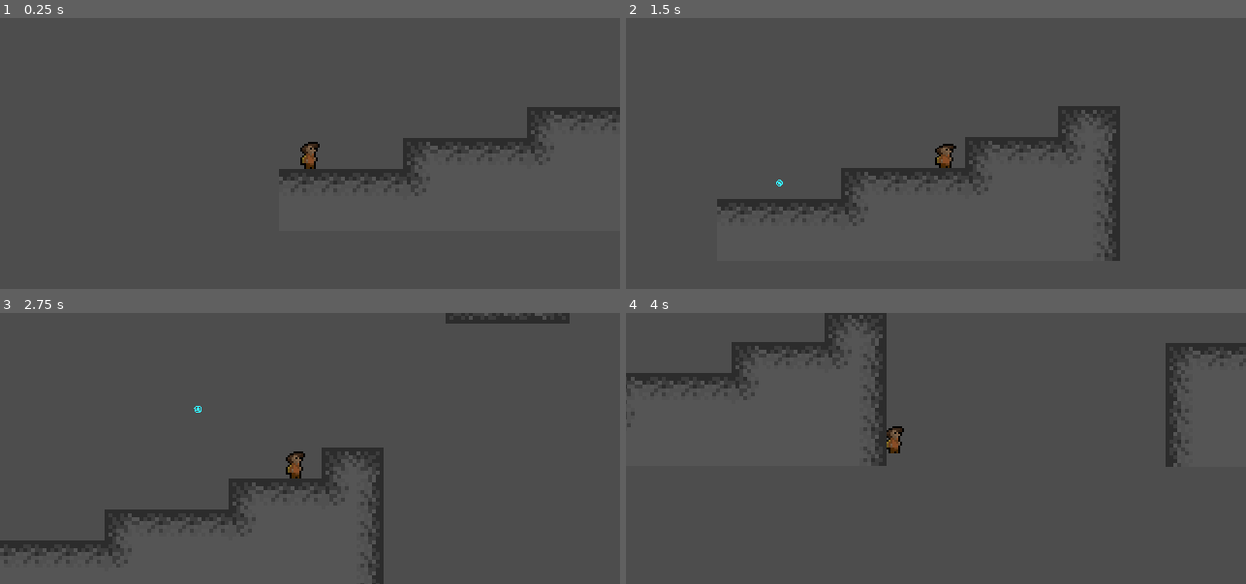
Above: before the commit, frames 1-4 (two rows, left to right).
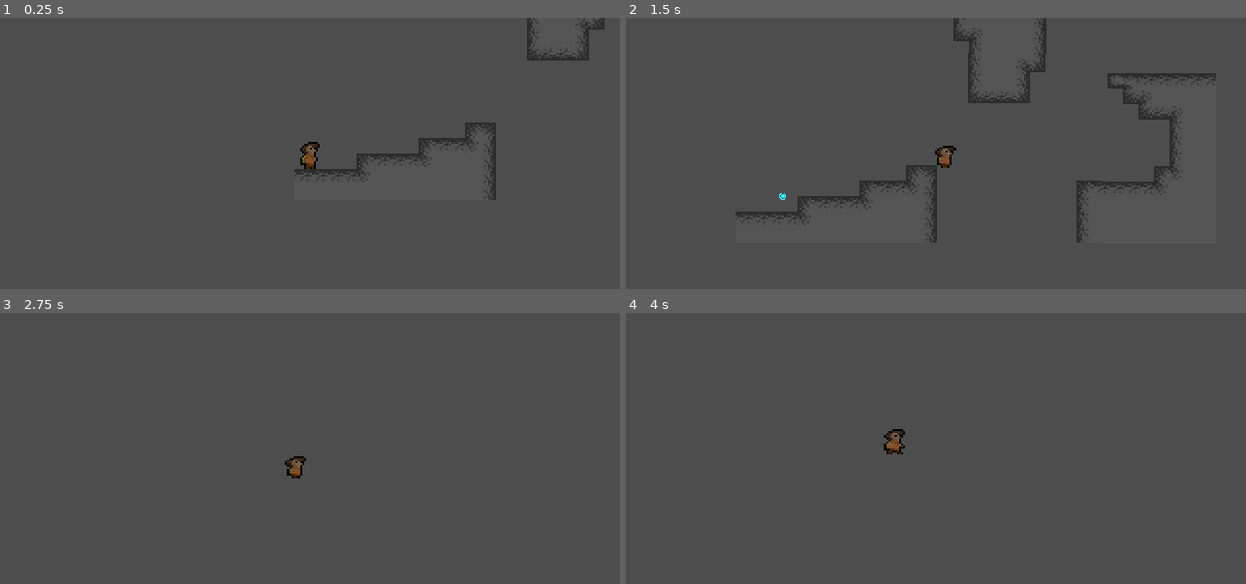
Above: after the commit, the same moments.

Repository: tetraminus/GrappleFormer
Game: Godot game, scene res://Rooms/level1_1.tscn
Two runs of this game, one before a commit and one after it. Both use one fixed random seed, a clock stepped at 60 frames per second and the inputs below. This scene is started directly instead of the project's main scene.
Inputs (mouse positions are in pixels of both pictures, inside the frame that each line leads up to):
- Up to frame 1 (0.25 s): no input
- Up to frame 2 (1.5 s): tap Enter at 0.5 s; move the mouse to (1072, 139) at 0.52 s; hold D (move_right) 0.53-1.28 s; click (1072, 139) at 0.6 s; tap Space (jump) at 0.77 s; move the mouse to (812, 167) at 1.27 s; hold S (move_down) from 1.28 s (still down); click (812, 167) at 1.35 s
- Up to frame 3 (2.75 s): tap Space (jump) at 1.52 s; move the mouse to (372, 388) at 2.02 s; release S (move_down) at 2.03 s; hold D (move_right) from 2.03 s (still down); right-click (372, 388) at 2.1 s; click (372, 388) at 2.3 s
- Up to frame 4 (4 s): move the mouse to (905, 502) at 2.77 s; click (905, 502) at 2.85 s; tap Space (jump) at 3.02, 3.77 s; move the mouse to (1122, 489) at 3.52 s; release D (move_right) at 3.53 s; hold A (move_left) from 3.53 s (still down); click (1122, 489) at 3.6 s

The runs differ from the first frame. In frame 1, 2.1% of the frame differs, in the area x 45-100%, y 0-68%; in frame 2, 4.9%, in the area x 14-96%, y 0-90%; in frame 3, 3.6%; in frame 4, 3.2%.

Commit message:
basically just fixed up some animation stuff and added to the spritesheet

Diff:
--- a/Rooms/level1_1.tscn
+++ b/Rooms/level1_1.tscn
@@ -209,7 +209,6 @@
 
 [node name="TileMap" type="TileMap" parent="."]
 rotation = 0.00100954
-scale = Vector2(2, 2)
 tile_set = SubResource("TileSet_bo12x")
 format = 2
 layer_0/tile_data = PackedInt32Array(131071, 65536, 0, 65536, 65536, 0, 65537, 65536, 0, 65538, 65536, 0, 65539, 327680 …(4228 unchanged characters)…
--- a/player.gd
+++ b/player.gd
@@ -11,7 +11,7 @@
 var Slope_Threshold = deg_to_rad(Slope_Threshold_Degrees)
 var base_scale
 @export var grappleForceScalar =  4
-
+@onready var animation = $AnimationPlayer
 
 
 
@@ -53,6 +53,7 @@
 		grappleline.visible = false
 	#put particles along line
 	if grapplepoint != null:
+		animation.play("grapple")
 		grappleparticles.emitting = true
 		grappleparticles.process_material.direction = Vector3((grapplepoint - global_position).normalized().x, (grapplepoint - global_position).normalized().y, 0)
 		grappleparticles.process_material.spread =10
@@ -84,8 +85,16 @@
 	if grapplepoint == null:
 		if Input.is_action_pressed("move_right"):
 			motion.x += 1
+			animation.play("walk")
 		if Input.is_action_pressed("move_left"):
 			motion.x -= 1
+			animation.play("walk")
+
+	if linear_velocity.x > 0:
+		$Icon.flip_h = false
+
+	elif linear_velocity.x < 0:
+		$Icon.flip_h = true
 
 
 	# move along the slope if on a slope
@@ -100,8 +109,12 @@
 
 	testvec=motion
 
-
-
+	if linear_velocity.length() < 5:
+
+		if randi_range(0,100) < 50:
+			animation.play("idle 1")
+		else:
+			animation.play("idle 2")
 
 	if Input.is_action_just_pressed("move_down") and not slamming:
 		motion.y += 1
--- a/player.tscn
+++ b/player.tscn
@@ -39,207 +39,108 @@
 radius = 4.0
 height = 16.0
 
-[sub_resource type="ShaderMaterial" id="ShaderMaterial_ox2kd"]
-shader = ExtResource("4_3jhdl")
+[sub_resource type="Animation" id="Animation_spv2n"]
+resource_name = "idle 1"
+tracks/0/type = "value"
+tracks/0/imported = false
+tracks/0/enabled = true
+tracks/0/path = NodePath(".:frame")
+tracks/0/interp = 1
+tracks/0/loop_wrap = true
+tracks/0/keys = {
+"times": PackedFloat32Array(0, 0.5),
+"transitions": PackedFloat32Array(1, 1),
+"update": 1,
+"values": [0, 1]
+}
 
-[sub_resource type="AtlasTexture" id="AtlasTexture_t1e6o"]
-atlas = ExtResource("3_khbbs")
-region = Rect2(0, 0, 16, 16)
+[sub_resource type="Animation" id="Animation_j21ec"]
+length = 0.001
+tracks/0/type = "value"
+tracks/0/imported = false
+tracks/0/enabled = true
+tracks/0/path = NodePath(".:frame")
+tracks/0/interp = 1
+tracks/0/loop_wrap = true
+tracks/0/keys = {
+"times": PackedFloat32Array(0),
+"transitions": PackedFloat32Array(1),
+"update": 1,
+"values": [0]
+}
 
-[sub_resource type="AtlasTexture" id="AtlasTexture_1j1ml"]
-atlas = ExtResource("3_khbbs")
-region = Rect2(0, 64, 16, 16)
+[sub_resource type="Animation" id="Animation_7vdks"]
+resource_name = "grappleStart"
+length = 0.3
+tracks/0/type = "value"
+tracks/0/imported = false
+tracks/0/enabled = true
+tracks/0/path = NodePath(".:frame")
+tracks/0/interp = 1
+tracks/0/loop_wrap = true
+tracks/0/keys = {
+"times": PackedFloat32Array(0, 0.1, 0.2),
+"transitions": PackedFloat32Array(1, 1, 1),
+"update": 1,
+"values": [0, 16, 17]
+}
 
-[sub_resource type="AtlasTexture" id="AtlasTexture_pg705"]
-atlas = ExtResource("3_khbbs")
-region = Rect2(16, 64, 16, 16)
+[sub_resource type="Animation" id="Animation_dkbnc"]
+resource_name = "walk"
+length = 0.8
+tracks/0/type = "value"
+tracks/0/imported = false
+tracks/0/enabled = true
+tracks/0/path = NodePath(".:frame")
+tracks/0/interp = 1
+tracks/0/loop_wrap = true
+tracks/0/keys = {
+"times": PackedFloat32Array(0, 0.2, 0.4, 0.6),
+"transitions": PackedFloat32Array(1, 1, 1, 1),
+"update": 1,
+"values": [0, 18, 19, 20]
+}
 
-[sub_resource type="AtlasTexture" id="AtlasTexture_nrt64"]
-atlas = ExtResource("3_khbbs")
-region = Rect2(16, 0, 16, 16)
+[sub_resource type="Animation" id="Animation_fqcjd"]
+resource_name = "grapple"
+tracks/0/type = "value"
+tracks/0/imported = false
+tracks/0/enabled = true
+tracks/0/path = NodePath(".:frame")
+tracks/0/interp = 1
+tracks/0/loop_wrap = true
+tracks/0/keys = {
+"times": PackedFloat32Array(0, 0.5),
+"transitions": PackedFloat32Array(1, 1),
+"update": 1,
+"values": [17, 17]
+}
 
-[sub_resource type="AtlasTexture" id="AtlasTexture_1f5kp"]
-atlas = ExtResource("3_khbbs")
-region = Rect2(32, 0, 16, 16)
+[sub_resource type="Animation" id="Animation_s7gxd"]
+resource_name = "idle 2"
+length = 0.8
+tracks/0/type = "value"
+tracks/0/imported = false
+tracks/0/enabled = true
+tracks/0/path = NodePath(".:frame")
+tracks/0/interp = 1
+tracks/0/loop_wrap = true
+tracks/0/keys = {
+"times": PackedFloat32Array(0, 0.3, 0.4, 0.5, 0.6),
+"transitions": PackedFloat32Array(1, 1, 1, 1, 1),
+"update": 1,
+"values": [0, 2, 3, 4, 5]
+}
 
-[sub_resource type="AtlasTexture" id="AtlasTexture_owlny"]
-atlas = ExtResource("3_khbbs")
-region = Rect2(48, 0, 16, 16)
-
-[sub_resource type="AtlasTexture" id="AtlasTexture_orw22"]
-atlas = ExtResource("3_khbbs")
-region = Rect2(0, 16, 16, 16)
-
-[sub_resource type="AtlasTexture" id="AtlasTexture_tq27u"]
-atlas = ExtResource("3_khbbs")
-region = Rect2(16, 16, 16, 16)
-
-[sub_resource type="AtlasTexture" id="AtlasTexture_yh8jc"]
-atlas = ExtResource("3_khbbs")
-region = Rect2(32, 16, 16, 16)
-
-[sub_resource type="AtlasTexture" id="AtlasTexture_x2113"]
-atlas = ExtResource("3_khbbs")
-region = Rect2(48, 16, 16, 16)
-
-[sub_resource type="AtlasTexture" id="AtlasTexture_d8ebe"]
-atlas = ExtResource("3_khbbs")
-region = Rect2(0, 32, 16, 16)
-
-[sub_resource type="AtlasTexture" id="AtlasTexture_1y1pv"]
-atlas = ExtResource("3_khbbs")
-region = Rect2(16, 32, 16, 16)
-
-[sub_resource type="AtlasTexture" id="AtlasTexture_sjtb0"]
-atlas = ExtResource("3_khbbs")
-region = Rect2(32, 32, 16, 16)
-
-[sub_resource type="AtlasTexture" id="AtlasTexture_ncn0d"]
-atlas = ExtResource("3_khbbs")
-region = Rect2(48, 32, 16, 16)
-
-[sub_resource type="AtlasTexture" id="AtlasTexture_0et1r"]
-atlas = ExtResource("3_khbbs")
-region = Rect2(0, 48, 16, 16)
-
-[sub_resource type="AtlasTexture" id="AtlasTexture_540ur"]
-atlas = ExtResource("3_khbbs")
-region = Rect2(16, 48, 16, 16)
-
-[sub_resource type="AtlasTexture" id="AtlasTexture_2pdy8"]
-atlas = ExtResource("3_khbbs")
-region = Rect2(32, 48, 16, 16)
-
-[sub_resource type="AtlasTexture" id="AtlasTexture_am87h"]
-atlas = ExtResource("3_khbbs")
-region = Rect2(48, 48, 16, 16)
-
-[sub_resource type="SpriteFrames" id="SpriteFrames_cra6g"]
-animations = [{
-"frames": [{
-"duration": 1.0,
-"texture": SubResource("AtlasTexture_t1e6o")
-}, {
-"duration": 0.4,
-"texture": SubResource("AtlasTexture_1j1ml")
-}, {
-"duration": 1.0,
-"texture": SubResource("AtlasTexture_pg705")
-}],
-"loop": true,
-"name": &"grappleInitiate",
-"speed": 5.0
-}, {
-"frames": [{
-"duration": 6.0,
-"texture": SubResource("AtlasTexture_t1e6o")
-}, {
-"duration": 6.0,
-"texture": SubResource("AtlasTexture_nrt64")
-}],
-"loop": true,
-"name": &"idle 1",
-"speed": 5.0
-}, {
-"frames": [{
-"duration": 1.0,
-"texture": SubResource("AtlasTexture_1f5kp")
-}, {
-"duration": 0.5,
-"texture": SubResource("AtlasTexture_t1e6o")
-}, {
-"duration": 0.5,
-"texture": SubResource("AtlasTexture_owlny")
-}, {
-"duration": 0.4,
-"texture": SubResource("AtlasTexture_orw22")
-}, {
-"duration": 0.3,
-"texture": SubResource("AtlasTexture_tq27u")
-}, {
-"duration": 0.2,
-"texture": SubResource("AtlasTexture_yh8jc")
-}],
-"loop": true,
-"name": &"idle 2",
-"speed": 5.0
-}, {
-"frames": [{
-"duration": 1.0,
-"texture": SubResource("AtlasTexture_t1e6o")
-}, {
-"duration": 1.0,
-"texture": SubResource("AtlasTexture_x2113")
-}, {
-"duration": 1.0,
-"texture": SubResource("AtlasTexture_d8ebe")
-}, {
-"duration": 1.0,
-"texture": SubResource("AtlasTexture_1y1pv")
-}],
-"loop": true,
-"name": &"idle 3",
-"speed": 5.0
-}, {
-"frames": [{
-"duration": 1.0,
-"texture": SubResource("AtlasTexture_t1e6o")
-}, {
-"duration": 1.0,
-"texture": SubResource("AtlasTexture_nrt64")
-}, {
-"duration": 1.0,
-"texture": SubResource("AtlasTexture_1f5kp")
-}, {
-"duration": 1.0,
-"texture": SubResource("AtlasTexture_owlny")
-}, {
-"duration": 1.0,
-"texture": SubResource("AtlasTexture_orw22")
-}, {
-"duration": 1.0,
-"texture": SubResource("AtlasTexture_tq27u")
-}, {
-"duration": 1.0,
-"texture": SubResource("AtlasTexture_yh8jc")
-}, {
-"duration": 1.0,
-"texture": SubResource("AtlasTexture_x2113")
-}, {
-"duration": 1.0,
-"texture": SubResource("AtlasTexture_d8ebe")
-}, {
-"duration": 1.0,
-"texture": SubResource("AtlasTexture_1y1pv")
-}, {
-"duration": 1.0,
-"texture": SubResource("AtlasTexture_sjtb0")
-}, {
-"duration": 1.0,
-"texture": SubResource("AtlasTexture_ncn0d")
-}, {
-"duration": 1.0,
-"texture": SubResource("AtlasTexture_0et1r")
-}, {
-"duration": 1.0,
-"texture": SubResource("AtlasTexture_540ur")
-}, {
-"duration": 1.0,
-"texture": SubResource("AtlasTexture_2pdy8")
-}, {
-"duration": 1.0,
-"texture": SubResource("AtlasTexture_am87h")
-}, {
-"duration": 1.0,
-"texture": SubResource("AtlasTexture_1j1ml")
-}, {
-"duration": 1.0,
-"texture": SubResource("AtlasTexture_pg705")
-}],
-"loop": true,
-"name": &"sprites",
-"speed": 5.0
-}]
+[sub_resource type="AnimationLibrary" id="AnimationLibrary_cou6n"]
+_data = {
+"RESET": SubResource("Animation_j21ec"),
+"grapple": SubResource("Animation_fqcjd"),
+"grappleStart": SubResource("Animation_7vdks"),
+"idle 1": SubResource("Animation_spv2n"),
+"idle 2": SubResource("Animation_s7gxd"),
+"walk": SubResource("Animation_dkbnc")
+}
 
 [node name="player" type="RigidBody2D"]
 material = SubResource("ShaderMaterial_jjgpb")
@@ -271,8 +172,13 @@
 grappledistance = 250
 grapplespeed = 400
 
-[node name="Icon" type="AnimatedSprite2D" parent="."]
-material = SubResource("ShaderMaterial_ox2kd")
-sprite_frames = SubResource("SpriteFrames_cra6g")
-animation = &"idle 3"
-frame_progress = 0.455326
+[node name="Icon" type="Sprite2D" parent="."]
+texture = ExtResource("3_khbbs")
+hframes = 5
+vframes = 5
+
+[node name="AnimationPlayer" type="AnimationPlayer" parent="."]
+root_node = NodePath("../Icon")
+libraries = {
+"": SubResource("AnimationLibrary_cou6n")
+}
Binary file changed: assets/playerSpritesheet.png
Not shown: 1 places in player.tscn that only renumber resources
